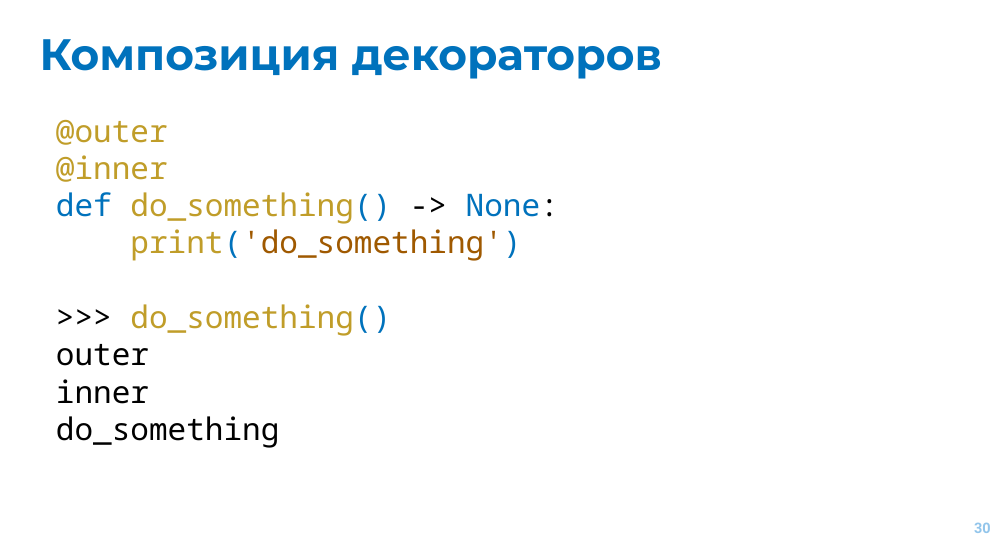
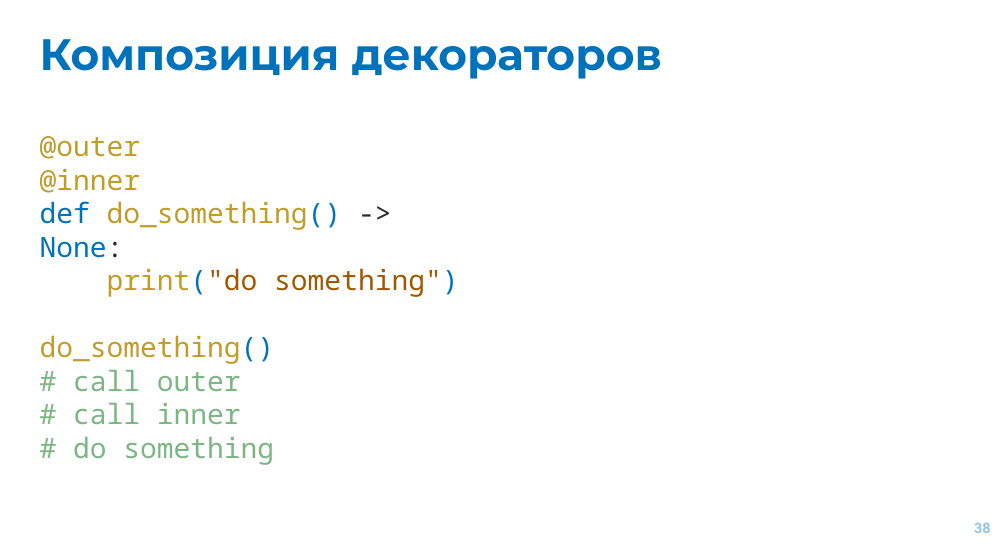
Before and after one commit to EvgrafovMichail/python_mipt_dafe, a slide deck: slide 38 of lessons/sem01/lesson08/decorators.pptx (slide 30 before the commit). Drawn at 1008x559 pixels with LibreOffice and Linux fonts; fonts in the diff are those of the drawing. Boxes give left, top, right and bottom in pixels: in the first picture for what was removed or moved away, otherwise in the second. Text is boxed around its words. In the diff, an @@ line names an element or a change of style, - is before the commit and + after.

```diff
--- a/lessons/sem01/lesson08/decorators.pptx
+++ b/lessons/sem01/lesson08/decorators.pptx
@@ text "@outer": place and size @@
-text "@outer" at bbox=[56, 120, 559, 448]
+text "@outer" at bbox=[40, 136, 458, 465]
@@ text at bbox=[40, 136, 342, 258]: size 60 to 54 pt in "@outer", "@inner", "def do_something() -> None:"; text colour #000000 to #292929 in "-> None:" @@
@@ text at bbox=[40, 268, 458, 465]: text changed; size 60 to 54 pt; text colour #000000 to #7CB683 @@
-print('do_something')
->>> do_something()
-outer
-inner
-do_something
+print("do something")
+do_something()
+# call outer
+# call inner
+# do something
```
Also in this commit, not shown: 5 other slides changed, 16 slides added, 6 slides removed.
